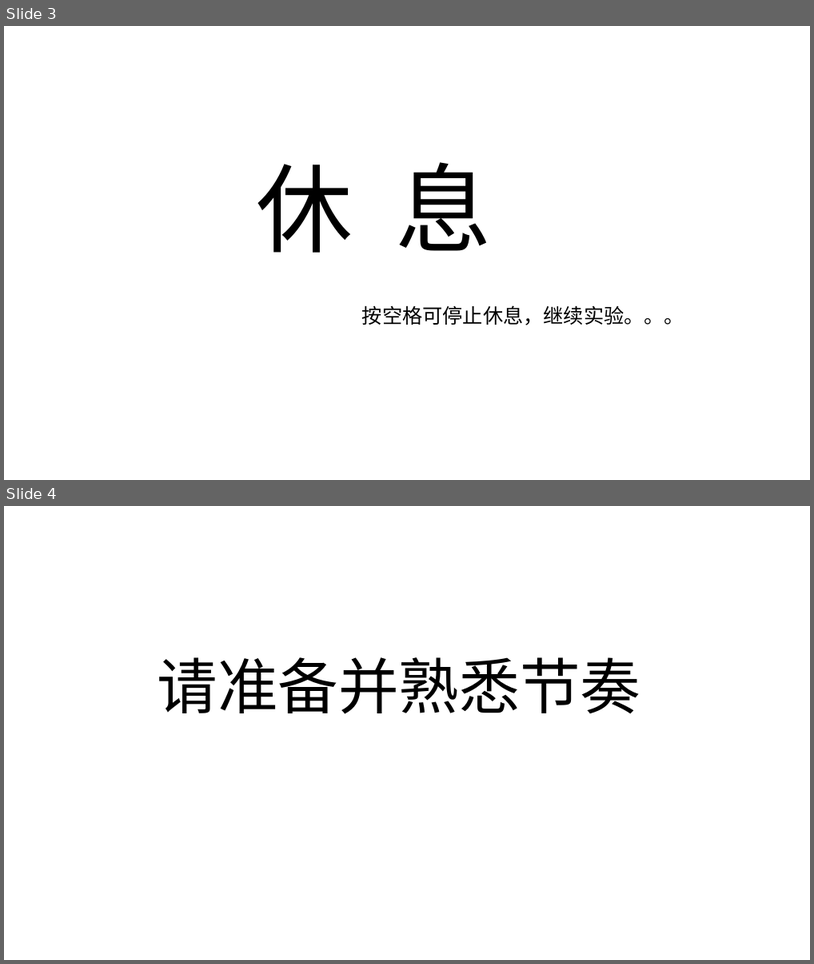
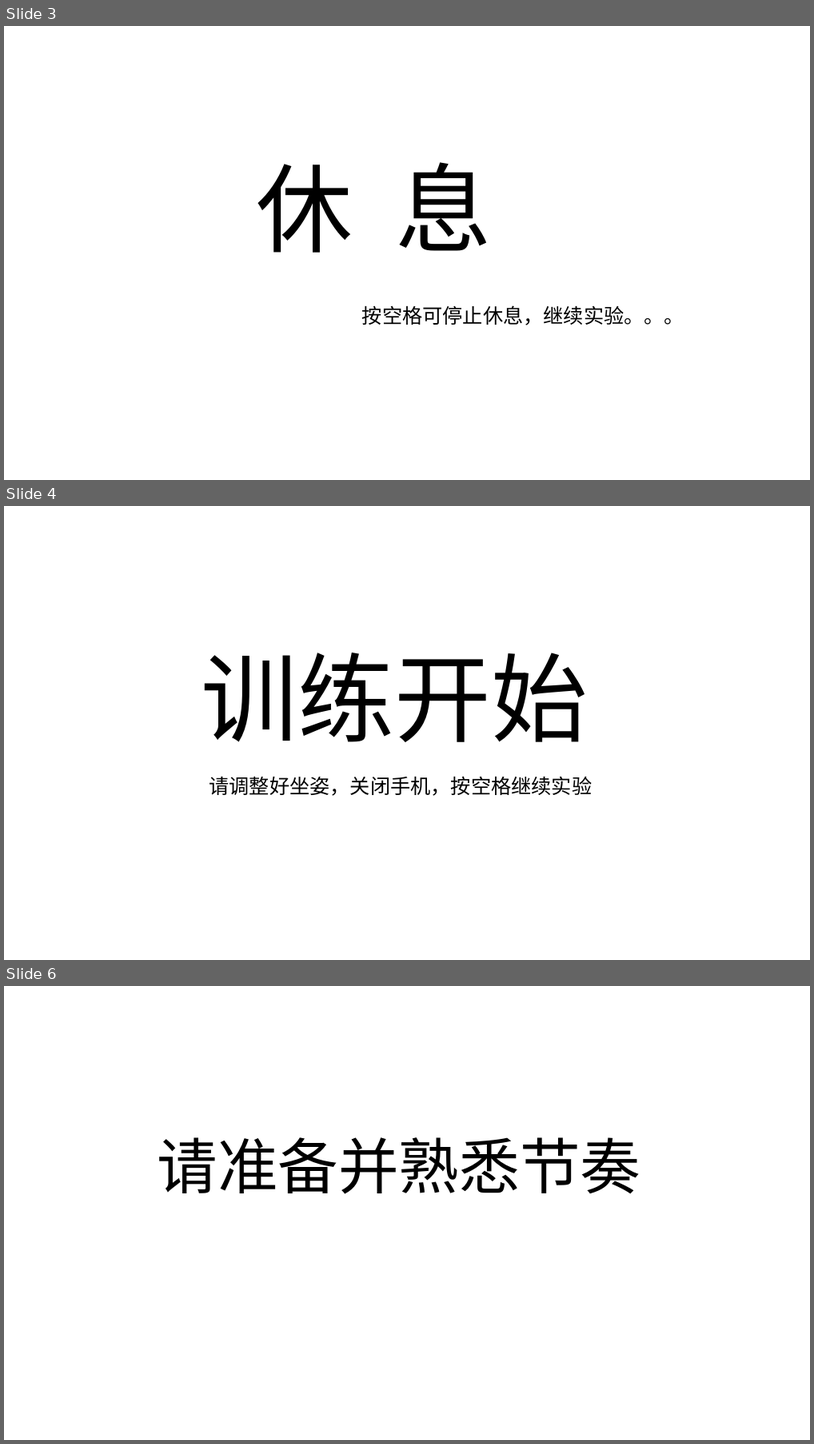
Before and after one commit to brainwatcher/grip4.0, a slide deck: preparation/grip.pptx. Shown one above the other, each under a label of ours: slides 3 and 4 before the commit, slides 3, 4 and 6 after it; the slides between them are not shown. The pictures are 814x964 and 814x1444 pixels, drawn with LibreOffice and Linux fonts; fonts in the diff are those of the drawing. Boxes give left, top, right and bottom in pixels: in the first picture for what was removed or moved away, otherwise in the second. Text is boxed around its words. In the diff, an @@ line names an element or a change of style, - is before the commit and + after.

```diff
--- a/preparation/grip.pptx
+++ b/preparation/grip.pptx
@@ slide 4 added at (4,506,810,960), background #FFFFFF @@
@@ text added at (202,652,588,742), 115 pt, text #000000 @@
+训练开始
@@ text added at (210,776,593,796), 24 pt, text #000000 @@
+请调整好坐姿，关闭手机，按空格继续实验
@@ what was slide 4 is now slide 6 @@
```
Also in this commit, not shown: 2 other slides added, 17 other files.
